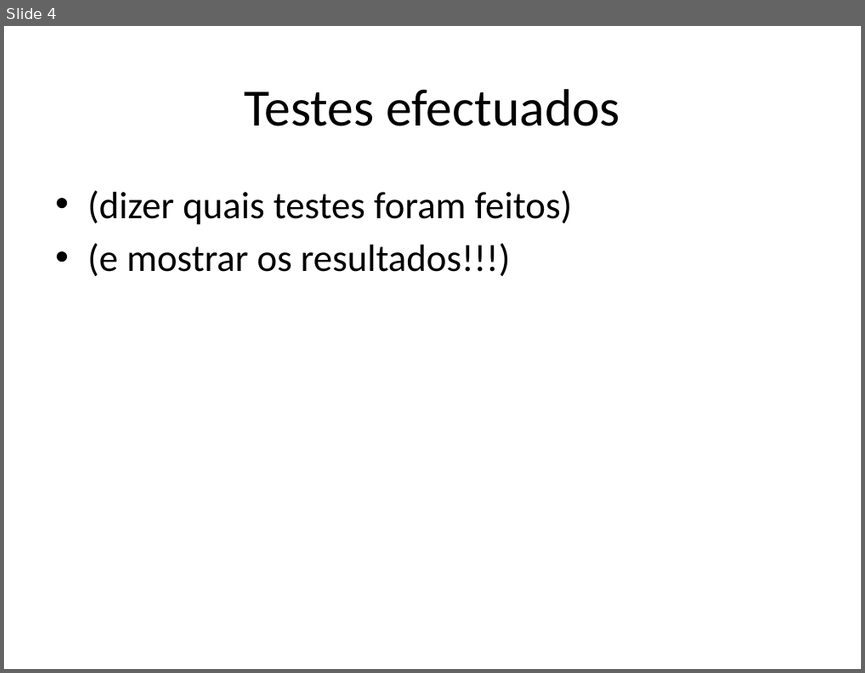
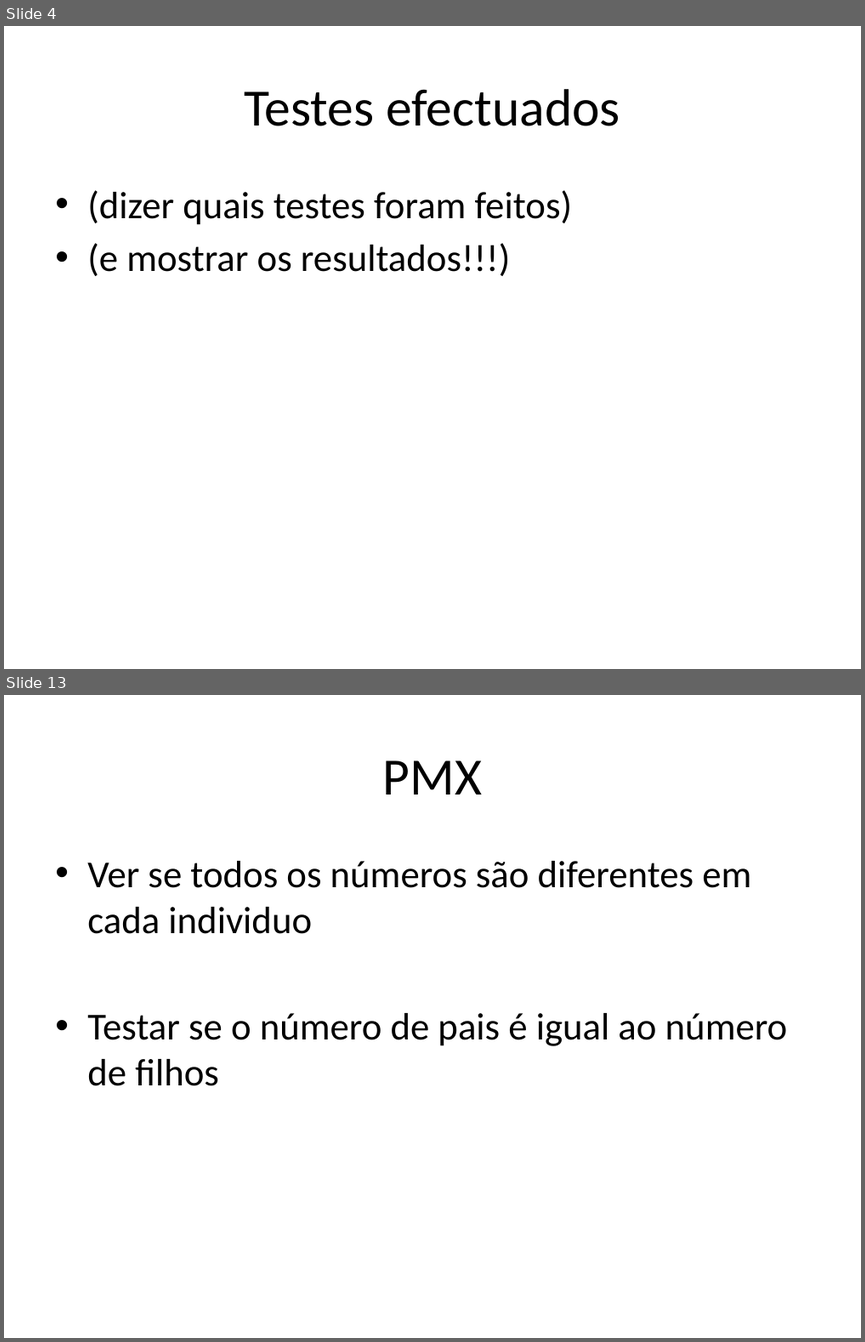
Before and after one commit to iptomar/genetic_11-12, a slide deck: ApresentacaoRelatorio_PSI_GeneticLAB.pptx. Shown one above the other, each under a label of ours: slide 4 before the commit, slides 4 and 13 after it; the slides between them are not shown. The pictures are 865x673 and 865x1342 pixels, drawn with LibreOffice and Linux fonts; fonts in the diff are those of the drawing. Boxes give left, top, right and bottom in pixels: in the first picture for what was removed or moved away, otherwise in the second. Text is boxed around its words. In the diff, an @@ line names an element or a change of style, - is before the commit and + after.

```diff
--- a/ApresentacaoRelatorio_PSI_GeneticLAB.pptx
+++ b/ApresentacaoRelatorio_PSI_GeneticLAB.pptx
@@ slide 13 added at [4, 695, 861, 1338], background #FFFFFF @@
@@ title added at [383, 760, 482, 794], 44 pt, text #000000 @@
+PMX
@@ text added at [87, 861, 788, 1086], 32 pt, text #000000 @@
+• Ver se todos os números são diferentes em cada individuo
+• Testar se o número de pais é igual ao número de filhos
```
Also in this commit, not shown: 1 slide changed, 15 other slides added.
